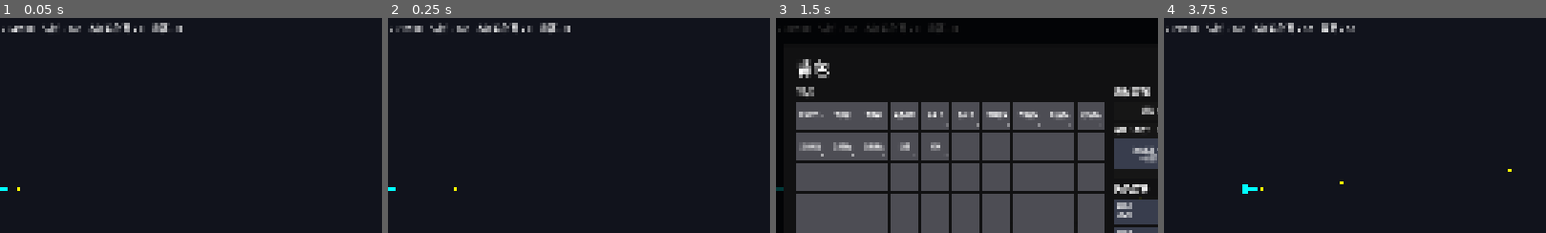
Above: before the commit, frames 1-4 (left to right).
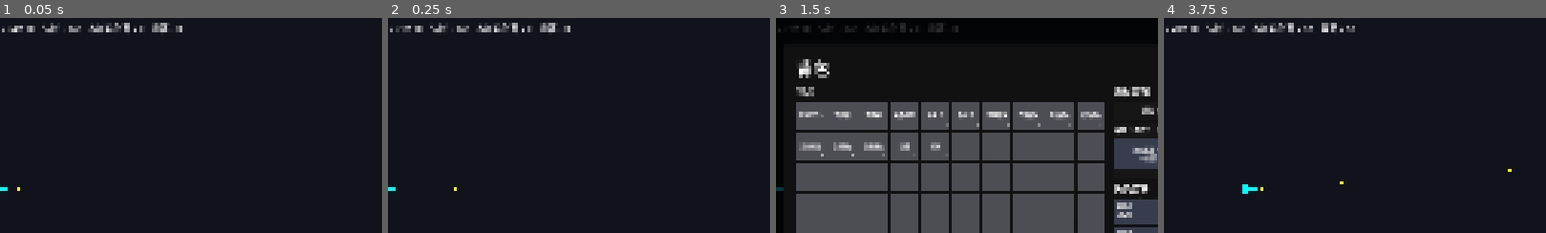
Above: after the commit, the same moments.

Repository: lzh9715/Vertical_Shooter
Game: Godot game, scene res://debug/SpellTest.tscn
Same seed, same stepped clock (60 frames per second), same inputs: the game is played once before the commit and once after it. This scene is started directly instead of the project's main scene.
Inputs (mouse positions are % of the whole screen's width and height, from its top left):
- Up to frame 1 (0.05 s): no input
- Up to frame 2 (0.25 s): no input
- Up to frame 3 (1.5 s): click "背包 [B]" at 0.5 s; click "重置木桩 [R]" at 1.25 s
- Up to frame 4 (3.75 s): click "关闭" at 2 s; tap Enter at 2.75 s; move the mouse to (72, 45) at 2.77 s; hold D (move_right) 2.78-3.5 s; tap 1 at 2.85 s; click (72, 45) at 2.92 s; drag from (30, 55) to (75, 42) at 3.52 s
The pictures show only the part of the screen within x 12-62%, y 10-60%; the shares and areas given below are measured in that part.

The runs differ from the first frame. In frame 1, less than 0.1% of the frame differs, in the area x 6-8%, y 3-7%; in frame 2, less than 0.1%; in frame 3, less than 0.1%; in frame 4, less than 0.1%, in the area x 2-8%, y 3-7%.

Commit message:
refactor: 移除施法速度词条与间隔乘区
- 攻击节奏只由卡牌施法间隔、杖身间隔、装填和法力恢复影响
- 删除宝石/杖身/帽子中的施法速度词条
- 删除 EquipmentStats 与 Player 中的施法速度计算

Diff:
--- a/scripts/inventory/EquipmentStats.gd
+++ b/scripts/inventory/EquipmentStats.gd
@@ -19,7 +19,6 @@
 var mana_regen_flat := 0.0
 var damage_flat := 0.0
 var damage_pct := 0.0
-var cast_speed_flat := 0.0
 var crit_chance_flat := 0.0
 var crit_damage_flat := 0.0
 var defense_flat := 0.0
@@ -62,9 +61,6 @@
 func crit_chance() -> float:
 	return clampf(BASE_CRIT_CHANCE + crit_chance_flat, 0.0, 1.0)
 
-func cast_speed_multiplier() -> float:
-	return 1.0 / maxf(1.0 + cast_speed_flat, 0.1)
-
 func crit_damage() -> float:
 	return maxf(BASE_CRIT_DAMAGE + crit_damage_flat, 1.0)
 
@@ -89,8 +85,6 @@
 			damage_flat += affix.amount
 		&"spell_power":
 			damage_pct += affix.amount
-		&"cast_speed", &"cooldown":
-			cast_speed_flat += affix.amount
 		&"max_hp":
 			hp_flat += affix.amount
 		&"hp_regen":
--- a/scripts/player/Player.gd
+++ b/scripts/player/Player.gd
@@ -99,7 +99,6 @@
 		if not apply_overdraft(plan.hp_cost):
 			return
 
-	plan.interval = maxf(0.0, plan.interval * _stats.cast_speed_multiplier())
 	runtime.commit(plan)
 	_fire_plan(plan)
 
--- a/scripts/shop/ItemCatalog.gd
+++ b/scripts/shop/ItemCatalog.gd
@@ -68,20 +68,17 @@
 			pool = [
 				_affix("增幅", &"spell_power", 0.08, 20),
 				_affix("节能", &"mana_cost", 0.10, 25),
-				_affix("迅捷", &"cast_speed", 0.10, 15),
 			]
 		ItemDefinition.Category.STAFF_BODY:
 			pool = [
 				_affix("锋锐", &"damage", 1.0, 25),
 				_affix("沉重", &"damage", 2.0, 40),
-				_affix("轻快", &"cast_speed", 0.05, 15),
 				_affix("锐利", &"crit_chance", 0.05, 20),
 				_affix("致命", &"crit_damage", 0.15, 25),
 			]
 		ItemDefinition.Category.HAT:
 			pool = [
 				_affix("法力", &"max_mana", 10.0, 20),
-				_affix("专注", &"cooldown", 0.05, 20),
 				_affix("精准", &"crit_chance", 0.03, 15),
 			]
 		ItemDefinition.Category.ROBE:
